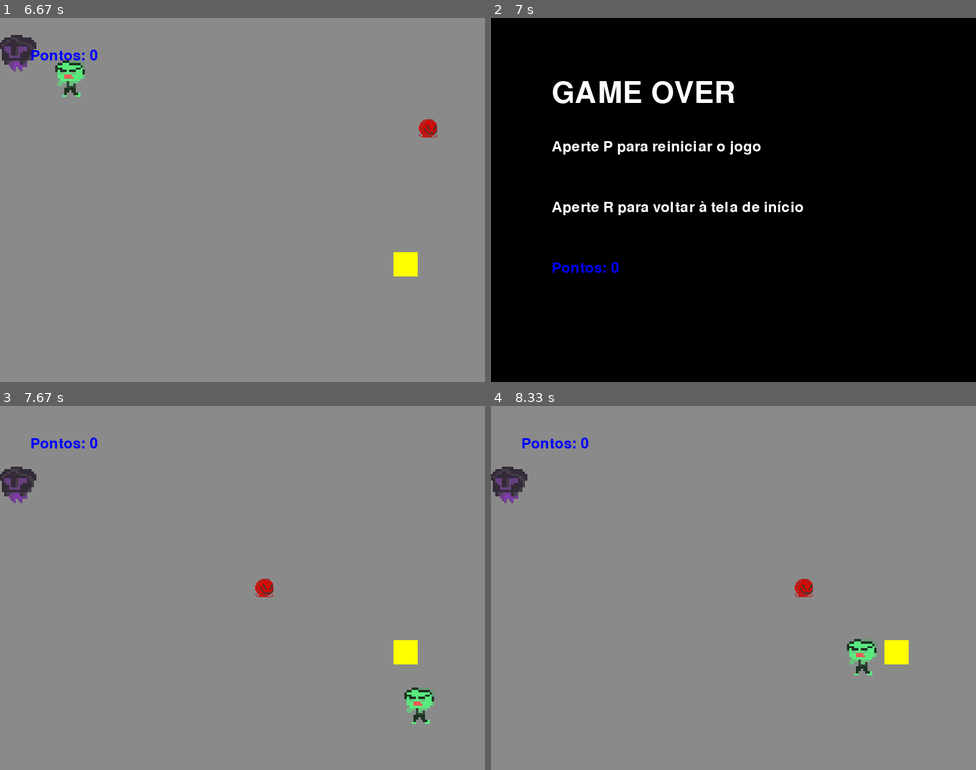
Above: before the commit, frames 1-4 (two rows, left to right).
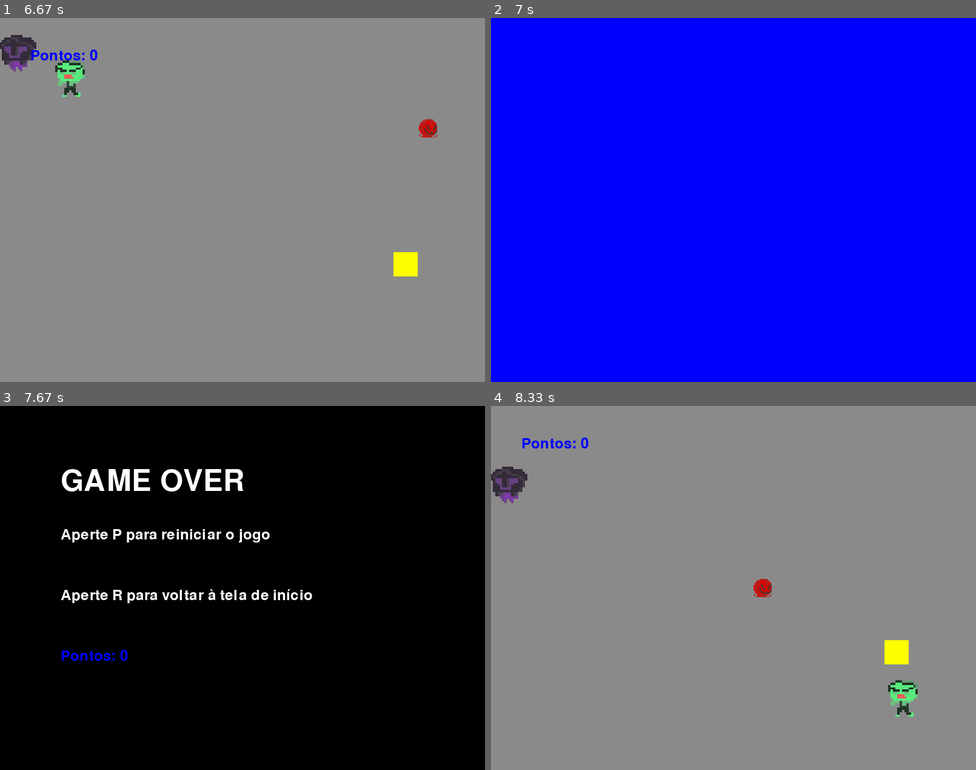
Above: after the commit, the same moments.

Repository: caiopqueiroz/CursoPygame
Game: pygame game, started from desafios/rei_da_arena_supremo/rei.py
Two runs of this game, one before a commit and one after it. Both use one fixed random seed, a clock stepped at 60 frames per second and the inputs below.
Inputs:
- Up to frame 1 (6.67 s): hold P 0.33-0.8 s; hold D 0.33-0.8 s; hold D 0.83-1.3 s; hold W 1.33-1.63 s; hold D 1.67-2.13 s; hold A 2.17-2.7 s; hold W 2.73-3.03 s; hold A 3.07-3.47 s; hold W 3.5-3.87 s; hold A 3.9-4.53 s; hold S 4.57-4.93 s; hold A 4.97-5.43 s; hold A 5.47-5.93 s; hold W 5.97-6.27 s; hold A from 6.3 s (still down)
- Up to frame 2 (7 s): release A at 6.77 s; hold P from 6.8 s (still down); hold A from 6.8 s (still down)
- Up to frame 3 (7.67 s): release P at 7.33 s; release A at 7.33 s; hold P from 7.37 s (still down); hold A from 7.37 s (still down)
- Up to frame 4 (8.33 s): release P at 7.9 s; release A at 7.9 s; hold P from 7.93 s (still down); hold A from 7.93 s (still down)

Frame 1 is identical in both runs. In frame 2, 100% of the frame differs, in the area x 0-100%, y 0-100%; in frame 3, 100%; in frame 4, 1.1%.

Commit message:
Atualizações

Diff:
--- a/desafios/rei_da_arena_supremo/rei.py
+++ b/desafios/rei_da_arena_supremo/rei.py
@@ -133,12 +133,8 @@
             if evento.key == pygame.K_p:
                 if estado == 'jogando':
                     estado = 'pause'
-                    print(estado)
-
-                # voltar do pause não está funcionando
-                if estado == 'pause':
+                elif estado == 'pause':
                     estado = 'jogando'
-
                 if estado == 'gameover':
                     estado = 'jogando'
                     x_player = 100
